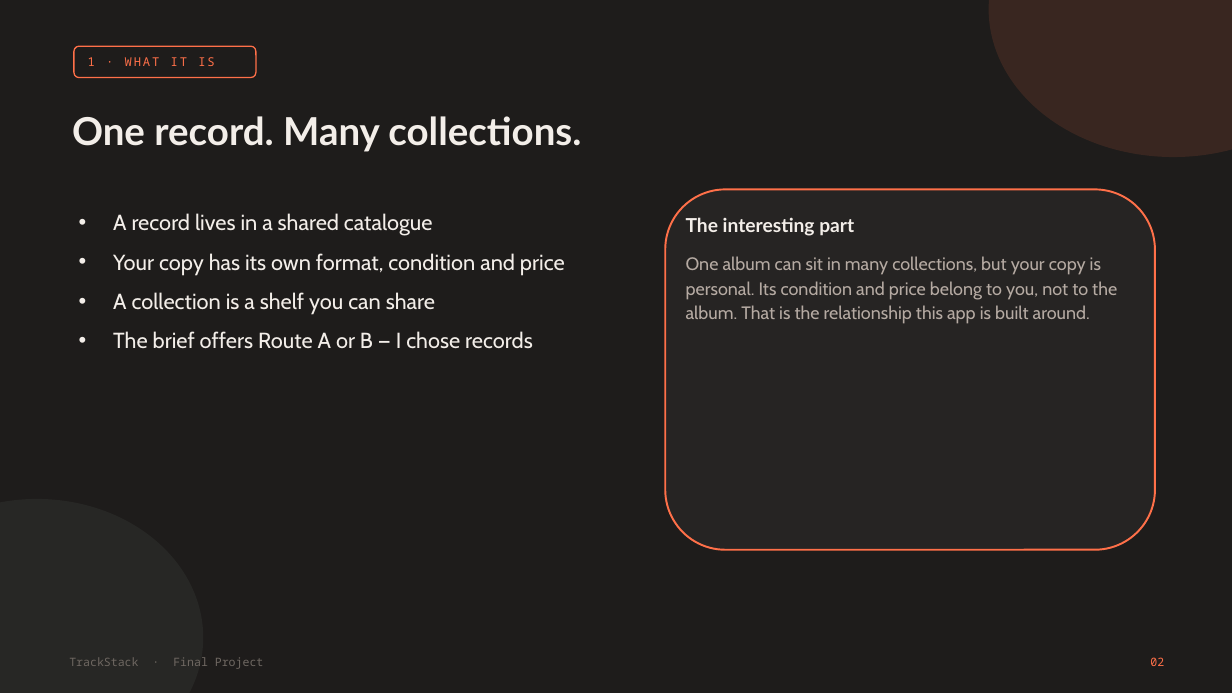
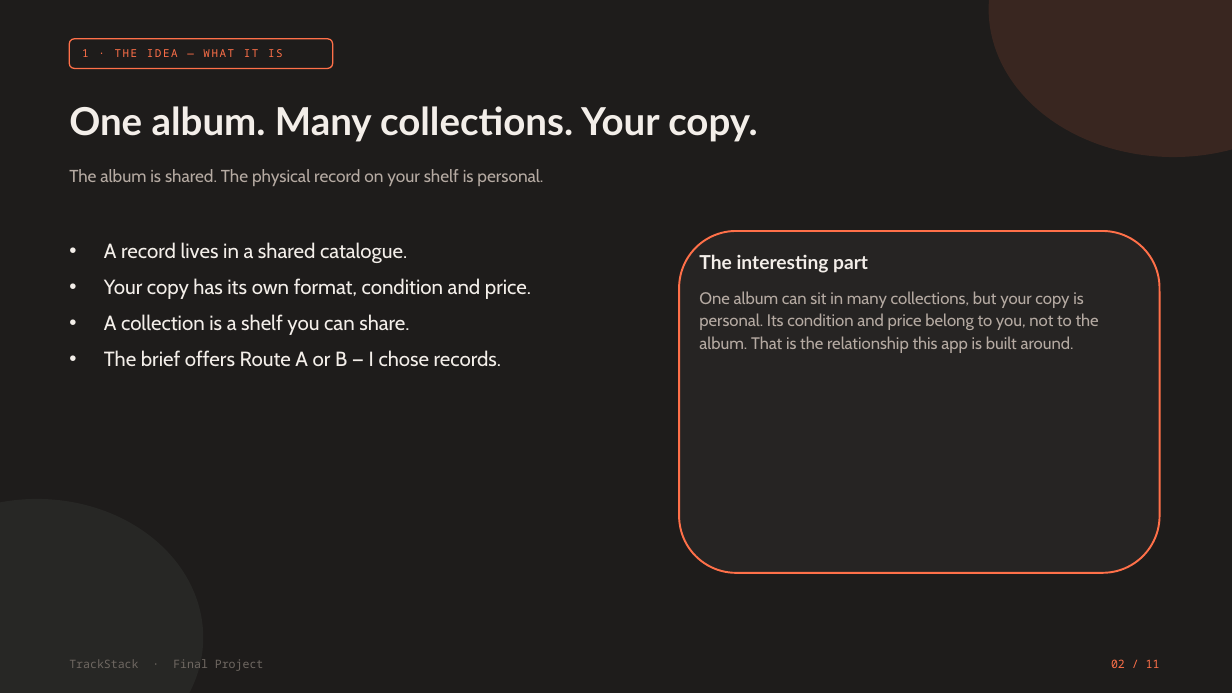
Before and after one commit to josephgreville/trackstack-v2, a slide deck: slide 2 of docs/presentation/TrackStack-Presentation.pptx. Drawn at 1232x693 pixels with LibreOffice and Linux fonts; fonts in the diff are those of the drawing. Boxes give left, top, right and bottom in pixels: in the first picture for what was removed or moved away, otherwise in the second. Text is boxed around its words. In the diff, an @@ line names an element or a change of style, - is before the commit and + after.

```diff
--- a/docs/presentation/TrackStack-Presentation.pptx
+++ b/docs/presentation/TrackStack-Presentation.pptx
@@ rounded rectangle: place and size @@
-rounded rectangle at (74, 46, 256, 78)
+rounded rectangle at (69, 39, 333, 68)
@@ text at (82, 49, 283, 57): text changed; size 9.5 to 8.5 pt @@
-1 · WHAT IT IS
+1 · THE IDEA — WHAT IT IS
@@ text at (69, 106, 758, 142): text changed @@
-One record. Many collections.
+One album. Many collections. Your copy.
@@ text added at (69, 169, 543, 186), 13.5 pt, text #B5AAA2 @@
+The album is shared. The physical record on your shelf is personal.
@@ rounded rectangle: place and size @@
-rounded rectangle at (665, 189, 1155, 550)
+rounded rectangle at (679, 231, 1160, 573)
@@ text at (104, 242, 531, 367): text changed; size 17 to 16 pt @@
-• A record lives in a shared catalogue
-• Your copy has its own format, condition and price
-• A collection is a shelf you can share
-• The brief offers Route A or B — I chose records
+• A record lives in a shared catalogue.
+• Your copy has its own format, condition and price.
+• A collection is a shelf you can share.
+• The brief offers Route A or B — I chose records.
@@ text "The interesting part": place and size @@
-text "The interesting part" at (686, 217, 854, 236)
+text "The interesting part" at (699, 254, 868, 273)
@@ text "One album can sit in ...": place and size @@
-text "One album can sit in ..." at (686, 256, 1117, 324)
+text "One album can sit in ..." at (699, 291, 1099, 353)
@@ text "One album can sit in ..." at (699, 291, 1099, 353): size 14 to 13 pt; line spacing 1.12 to 1.14 @@
@@ text at (1111, 659, 1160, 668): text changed @@
-02
+02 / 11
```
Also in this commit, not shown: 9 other slides changed, 1 slide added, 1 slide removed, 6 other files.
